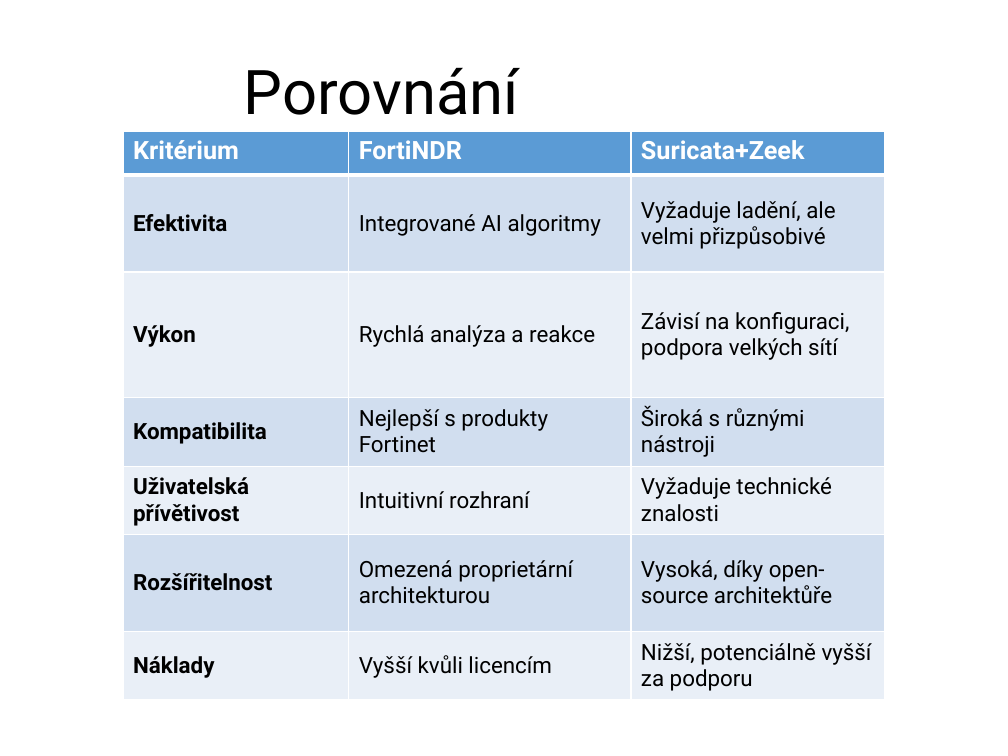
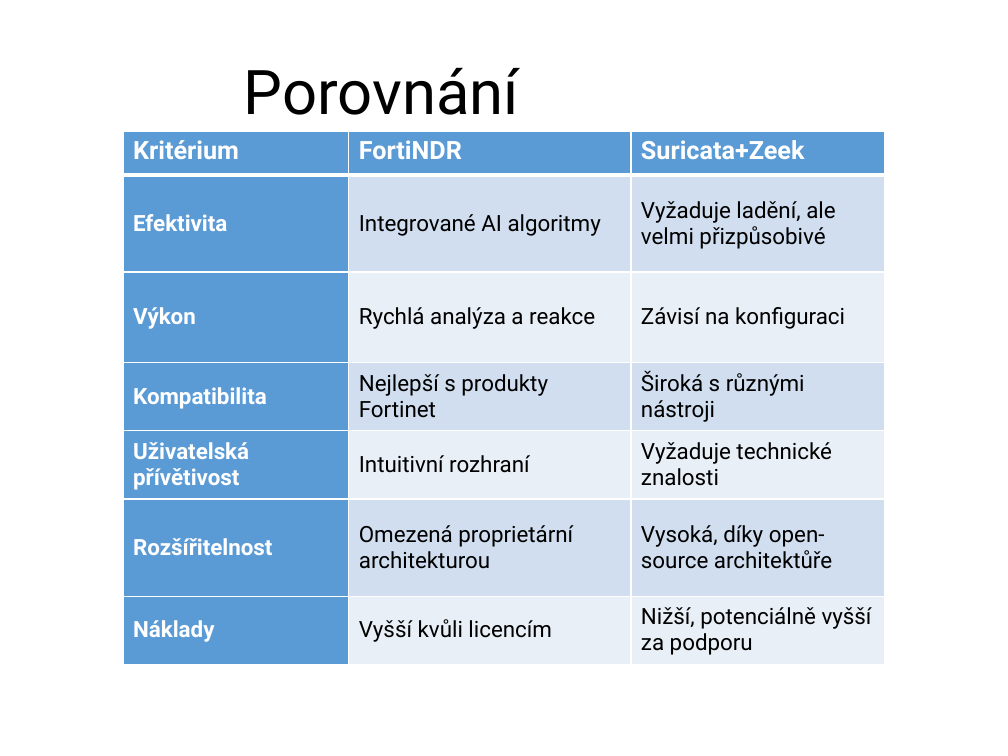
Before and after one commit to zimice/pr5_ndr, a slide deck: slide 10 of kochanek_ndr_prezentace.pptx. Drawn at 1008x756 pixels with LibreOffice and Linux fonts; fonts in the diff are those of the drawing; background and template pictures are left out. Boxes give left, top, right and bottom in pixels: in the first picture for what was removed or moved away, otherwise in the second. Text is boxed around its words. In the diff, an @@ line names an element or a change of style, - is before the commit and + after.

```diff
--- a/kochanek_ndr_prezentace.pptx
+++ b/kochanek_ndr_prezentace.pptx
@@ table at (123, 131, 885, 664) @@
-row 3, column 3: Závisí na konfiguraci, podpora velkých sítí
+row 3, column 3: Závisí na konfiguraci
@@ fill #D2DEEF to #5B9BD5 in 3 cells @@
@@ fill #EAEFF7 to #5B9BD5 in 3 cells @@
@@ text colour #000000 to #FFFFFF in "Efektivita", "Výkon", "Kompatibilita", "Uživatelská přívětivost" and 2 more places @@
```
Also in this commit, not shown: 2 other slides changed, 1 slide added.
